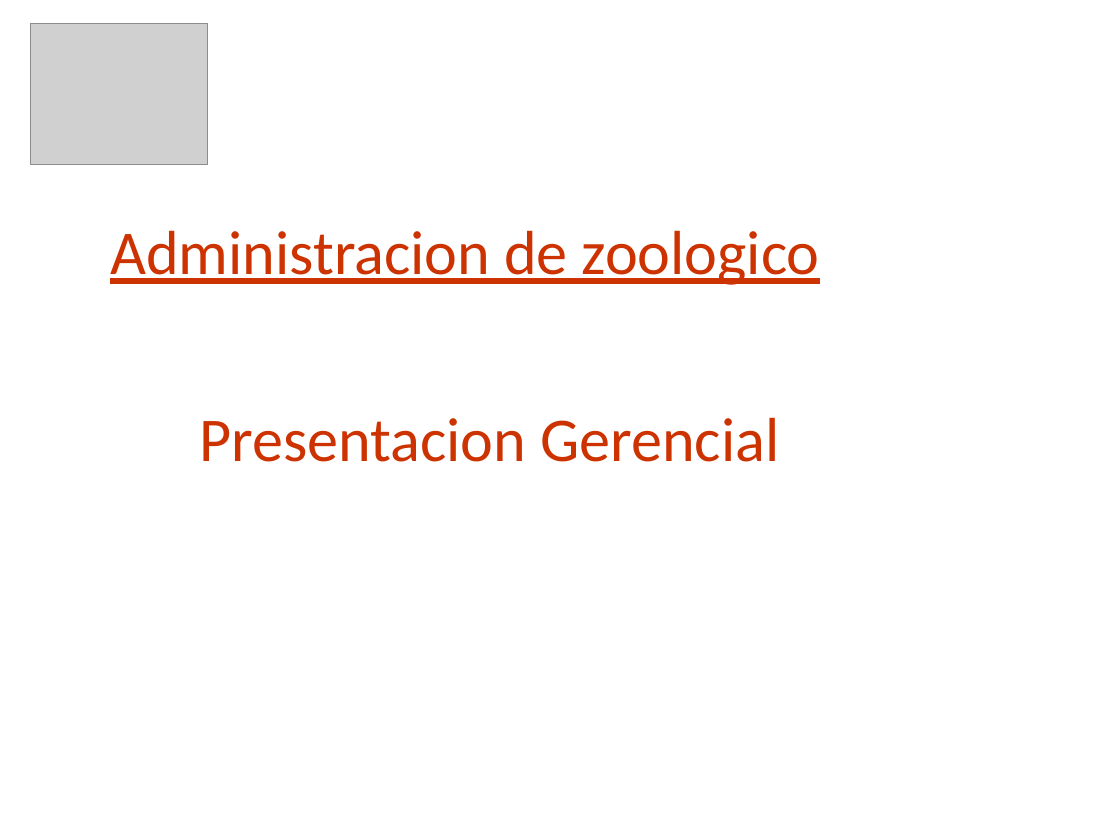
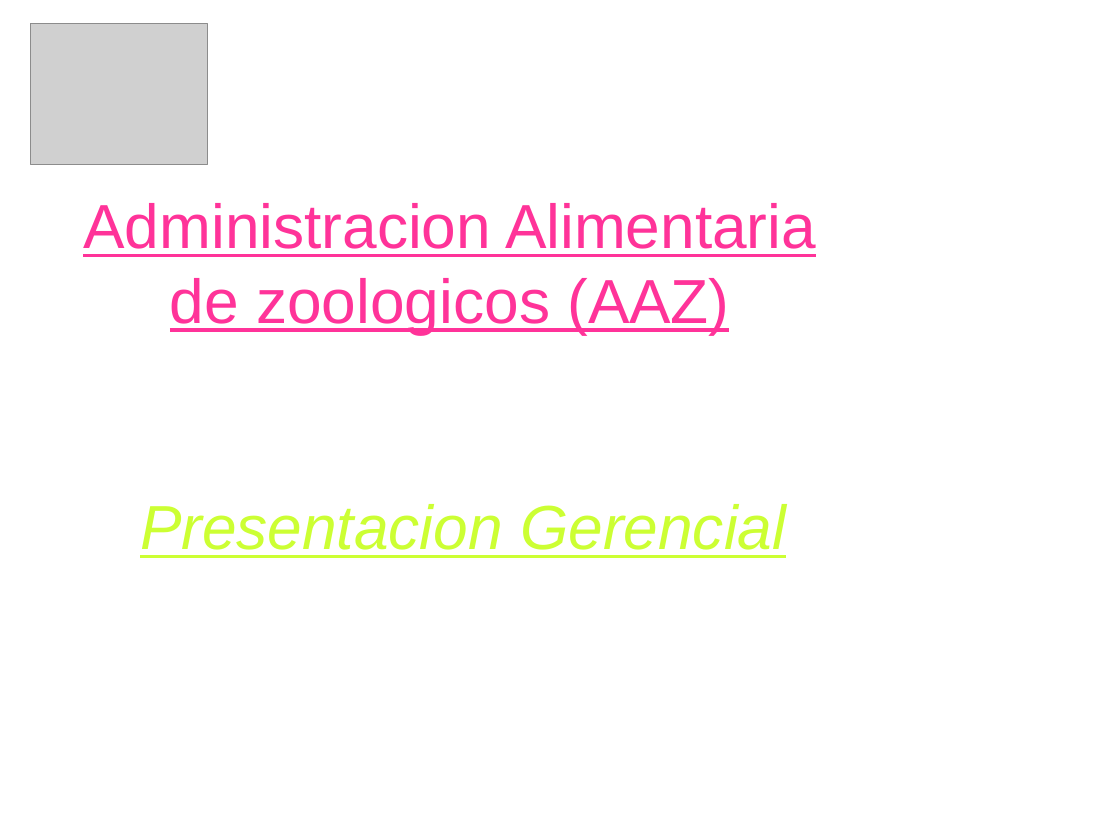
Before and after one commit to skiel85/taller-desarrollo-proyectos-i, a slide deck: slide 1 of Presentaciones/Demo Gerencial.ppt. Drawn at 1120x840 pixels with LibreOffice and Linux fonts; fonts in the diff are those of the drawing; grey boxes stand for pictures; background and template pictures are left out. Boxes give left, top, right and bottom in pixels: in the first picture for what was removed or moved away, otherwise in the second. Text is boxed around its words. In the diff, an @@ line names an element or a change of style, - is before the commit and + after.

```diff
--- a/Presentaciones/Demo Gerencial.ppt
+++ b/Presentaciones/Demo Gerencial.ppt
@@ title at (83, 203, 816, 334): text changed; font Calibri to Arial; text colour #CC3300 to #FF3399 @@
-Administracion de zoologico
+Administracion Alimentaria de zoologicos (AAZ)
@@ subtitle "Presentacion Gerencial": place and size @@
-subtitle "Presentacion Gerencial" at (199, 417, 779, 462)
+subtitle "Presentacion Gerencial" at (140, 504, 786, 558)
@@ subtitle "Presentacion Gerencial" at (140, 504, 786, 558): font Calibri to Arial, text colour #CC3300 to #CCFF33, italic on, underline on @@
```
Also in this commit, not shown: 1 other slide changed, 10 slides added, 6 slides removed.
